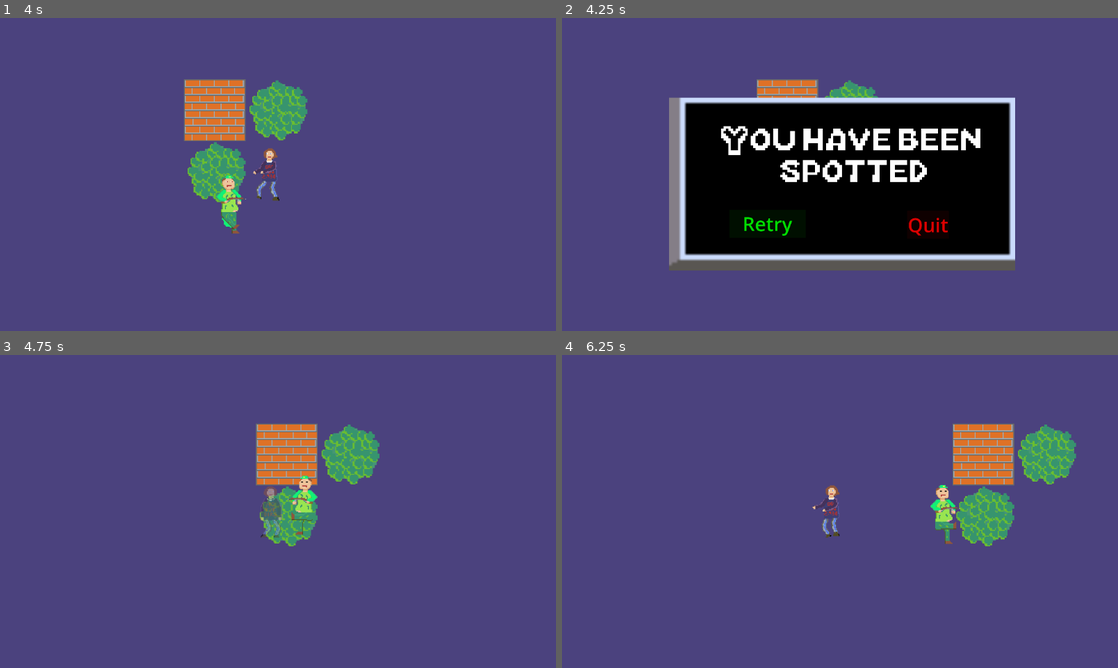
Above: before the commit, frames 1-4 (two rows, left to right).
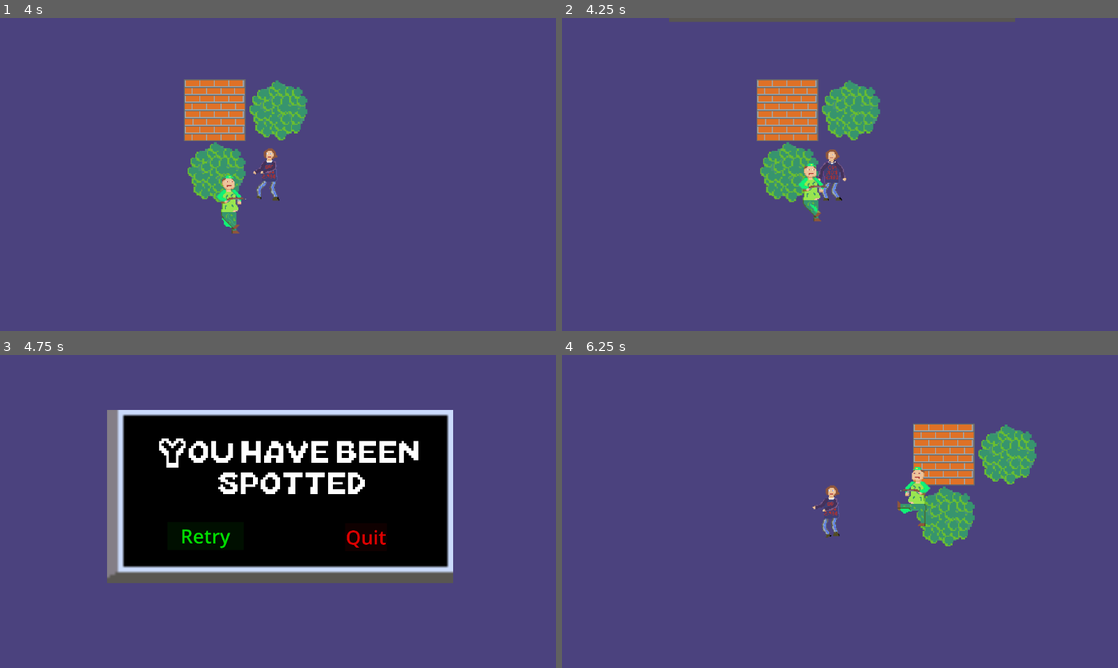
Above: after the commit, the same moments.

Repository: H3LL0U/Shadow-game-prjct
Game: Godot game, scene res://objects/levels/start_credits.tscn
The game is run twice, just before and just after one commit, with the same random seed, the same clock (stepped at 60 frames per second) and the same inputs.
Inputs (mouse positions are in pixels of both pictures, inside the frame that each line leads up to):
- Up to frame 1 (4 s): tap Enter at 0.5 s; move the mouse to (400, 158) at 0.52 s; hold Right (move_right) 0.53-1.28 s; tap Space (next) at 0.6 s; move the mouse to (166, 190) at 1.27 s; hold S (move_down) 1.28-2.03 s; tap Shift (sprint) at 1.35 s; move the mouse to (333, 105) at 2.02 s; hold Right (move_right) 2.03-2.78 s; tap E (use) at 2.1 s; move the mouse to (250, 237) at 2.77 s; hold Up (move_up) 2.78-3.53 s; tap Mouse wheel up (zoom_in) at 2.85 s; move the mouse to (444, 221) at 3.52 s; hold A (move_left) from 3.53 s (still down); tap Mouse wheel down (zoom_out) at 3.6 s
- Up to frame 2 (4.25 s): keep holding A (move_left)
- Up to frame 3 (4.75 s): release A (move_left) at 4.25 s; click (205, 561) at 4.25 s, where only the run before the commit has a clickable "Retry"
- Up to frame 4 (6.25 s): click (767, 561) at 5 s, where only the run after the commit has a clickable "Retry"; move the mouse to (673, 464) at 5.77 s; hold A (move_left) from 5.78 s (still down); tap Space (next) at 5.85 s

Frame 1 is identical in both runs. In frame 2, 35% of the frame differs, in the area x 19-82%, y 0-81%; in frame 3, 34%; in frame 4, 7.1%.

Commit message:
simple border death screen animation falling down added

Diff:
--- a/Scripts/Character Scripts/main_character.gd
+++ b/Scripts/Character Scripts/main_character.gd
@@ -26,6 +26,7 @@
 	enable_move = false
 	is_dead = true
 	#get_tree().reload_current_scene()
+
 	$animation.play("surrender")
 	$"main camera/death_window".visible = true
 
@@ -94,7 +95,7 @@
 
 		elif not look_right and $Sprite2D.scale.x>0:
 			$Sprite2D.scale.x*=-1
-	else:
+	elif not is_dead:
 		$animation.play("idle")
 	#resetting the velocity that might be caused by a collision with another object
 	velocity = Vector2.ZERO
--- a/Scripts/UI scripts/death_window.gd
+++ b/Scripts/UI scripts/death_window.gd
@@ -7,3 +7,8 @@
 
 func _on_quit_pressed():
 	get_tree().change_scene_to_file("res://objects/levels/main_menu.tscn")
+
+
+func _on_visibility_changed():
+	if visible:
+		$AnimationPlayer.play("fall down")
--- a/objects/UI/death_window.tscn
+++ b/objects/UI/death_window.tscn
@@ -1,19 +1,88 @@
-[gd_scene load_steps=4 format=3 uid="uid://dcar1psjn671f"]
+[gd_scene load_steps=7 format=3 uid="uid://dcar1psjn671f"]
 
 [ext_resource type="Script" path="res://Scripts/UI scripts/death_window.gd" id="1_mihcu"]
 [ext_resource type="Texture2D" uid="uid://bb3cwv6swlqnc" path="res://assets/sprites/UI/screen.png" id="2_w8rlo"]
 [ext_resource type="FontFile" uid="uid://dm4canr8av6iq" path="res://assets/fonts/Mario-Kart-DS.ttf" id="3_ckoba"]
 
+[sub_resource type="Animation" id="Animation_0gnv6"]
+length = 0.001
+tracks/0/type = "value"
+tracks/0/imported = false
+tracks/0/enabled = true
+tracks/0/path = NodePath("Control:position")
+tracks/0/interp = 1
+tracks/0/loop_wrap = true
+tracks/0/keys = {
+"times": PackedFloat32Array(0),
+"transitions": PackedFloat32Array(1),
+"update": 0,
+"values": [Vector2(0, 0)]
+}
+
+[sub_resource type="Animation" id="Animation_pmbph"]
+resource_name = "fall down"
+tracks/0/type = "value"
+tracks/0/imported = false
+tracks/0/enabled = true
+tracks/0/path = NodePath("Control:position")
+tracks/0/interp = 1
+tracks/0/loop_wrap = true
+tracks/0/keys = {
+"times": PackedFloat32Array(0, 0.9),
+"transitions": PackedFloat32Array(0.517633, 0.138696),
+"update": 0,
+"values": [Vector2(0, -1000), Vector2(0, 0)]
+}
+
+[sub_resource type="AnimationLibrary" id="AnimationLibrary_5cnld"]
+_data = {
+"RESET": SubResource("Animation_0gnv6"),
+"fall down": SubResource("Animation_pmbph")
+}
+
 [node name="death_window" type="Node2D"]
 z_index = 3
 script = ExtResource("1_mihcu")
 
-[node name="Sprite2D" type="Sprite2D" parent="."]
+[node name="Control" type="Control" parent="."]
+layout_mode = 3
+anchors_preset = 0
+offset_right = 40.0
+offset_bottom = 40.0
+
+[node name="Sprite2D" type="Sprite2D" parent="Control"]
 position = Vector2(571, 317)
 scale = Vector2(7, 7)
 texture = ExtResource("2_w8rlo")
 
-[node name="Label" type="Label" parent="."]
+[node name="quit" type="Button" parent="Control"]
+process_priority = 3
+self_modulate = Color(1, 0, 0, 1)
+layout_mode = 0
+offset_left = 739.0
+offset_top = 386.0
+offset_right = 956.0
+offset_bottom = 531.0
+scale = Vector2(0.5, 0.5)
+theme_override_font_sizes/font_size = 100
+text = "Quit"
+
+[node name="reset" type="Button" parent="Control"]
+process_priority = 3
+modulate = Color(0, 1, 0, 1)
+layout_mode = 0
+offset_left = 279.0
+offset_top = 383.0
+offset_right = 675.001
+offset_bottom = 528.0
+scale = Vector2(0.5, 0.5)
+theme_override_font_sizes/font_size = 100
+action_mode = 0
+text = "Retry
+"
+
+[node name="Label" type="Label" parent="Control"]
+layout_mode = 0
 offset_left = 56.0
 offset_top = 130.0
 offset_right = 10888.0
@@ -26,29 +95,11 @@
 horizontal_alignment = 1
 vertical_alignment = 1
 
-[node name="reset" type="Button" parent="."]
-process_priority = 3
-modulate = Color(0, 1, 0, 1)
-offset_left = 279.0
-offset_top = 383.0
-offset_right = 675.001
-offset_bottom = 528.0
-scale = Vector2(0.5, 0.5)
-theme_override_font_sizes/font_size = 100
-action_mode = 0
-text = "Retry
-"
+[node name="AnimationPlayer" type="AnimationPlayer" parent="."]
+libraries = {
+"": SubResource("AnimationLibrary_5cnld")
+}
 
-[node name="quit" type="Button" parent="."]
-process_priority = 3
-self_modulate = Color(1, 0, 0, 1)
-offset_left = 739.0
-offset_top = 386.0
-offset_right = 956.0
-offset_bottom = 531.0
-scale = Vector2(0.5, 0.5)
-theme_override_font_sizes/font_size = 100
-text = "Quit"
-
-[connection signal="pressed" from="reset" to="." method="_on_reset_pressed"]
-[connection signal="pressed" from="quit" to="." method="_on_quit_pressed"]
+[connection signal="visibility_changed" from="." to="." method="_on_visibility_changed"]
+[connection signal="pressed" from="Control/quit" to="." method="_on_quit_pressed"]
+[connection signal="pressed" from="Control/reset" to="." method="_on_reset_pressed"]
--- a/project.godot
+++ b/project.godot
@@ -20,7 +20,6 @@
 
 [display]
 
-window/size/mode=3
 window/stretch/mode="viewport"
 
 [input]
